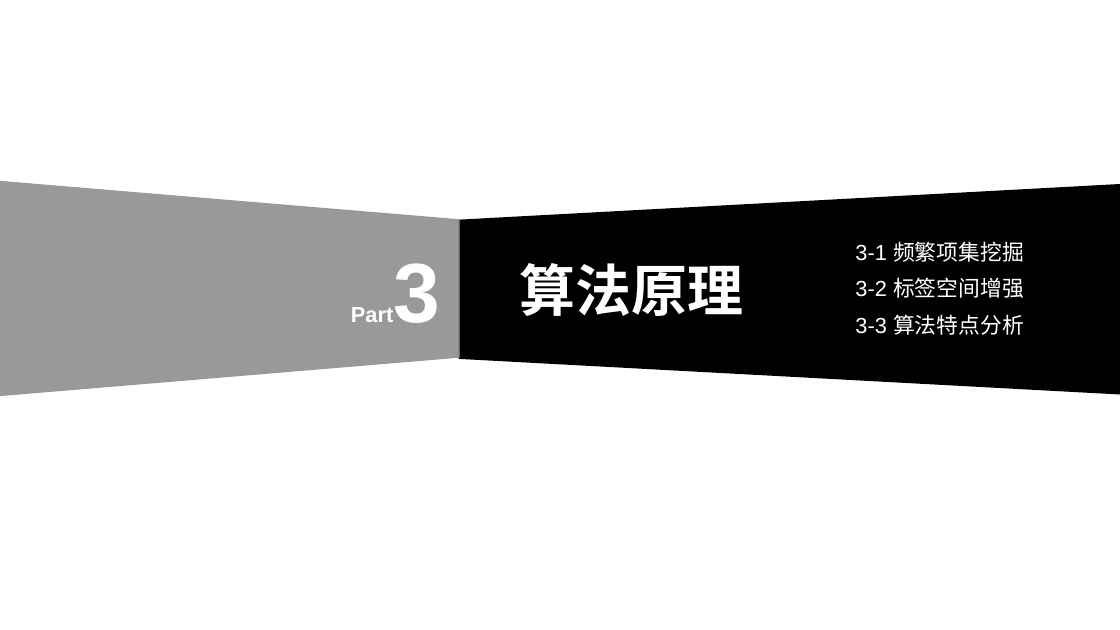
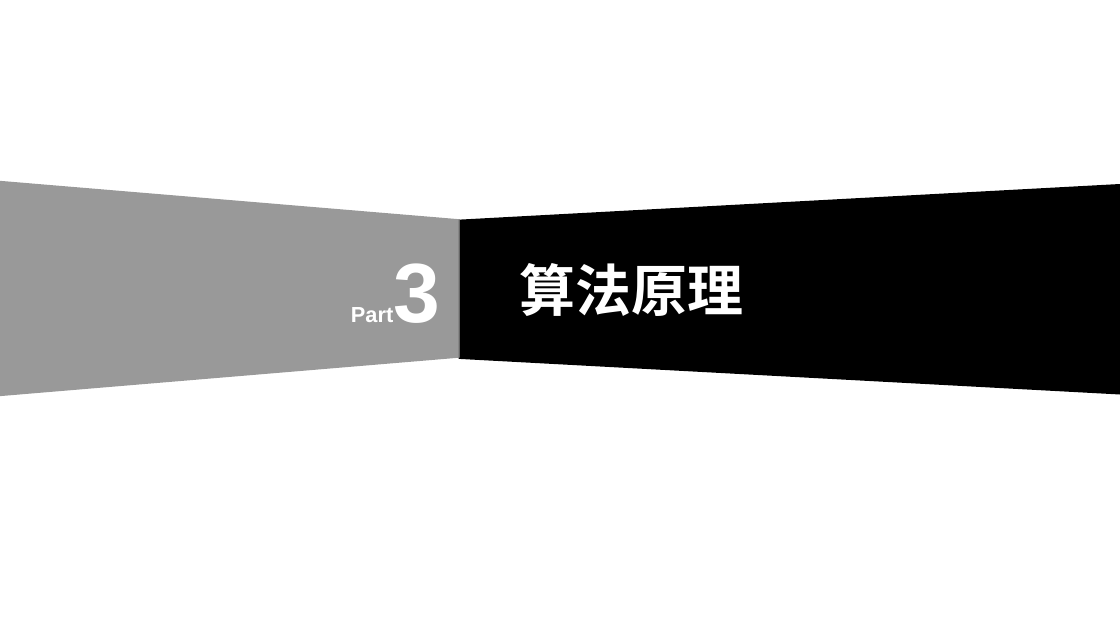
Before and after one commit to weixiao2333/zjuthesis-mphil, a slide deck: slide 14 of 硕士毕业论文答辩PPT.pptx. Drawn at 1120x630 pixels with LibreOffice and Linux fonts; fonts in the diff are those of the drawing. Boxes give left, top, right and bottom in pixels: in the first picture for what was removed or moved away, otherwise in the second. Text is boxed around its words. In the diff, an @@ line names an element or a change of style, - is before the commit and + after.

```diff
--- a/硕士毕业论文答辩PPT.pptx
+++ b/硕士毕业论文答辩PPT.pptx
@@ text removed at (x1=855, y1=241, x2=1024, y2=262) @@
-3-1 频繁项集挖掘
@@ text removed at (x1=855, y1=277, x2=1024, y2=298) @@
-3-2 标签空间增强
@@ text removed at (x1=855, y1=314, x2=1024, y2=335) @@
-3-3 算法特点分析
```
Also in this commit, not shown: 6 other slides changed, 1 other file.
